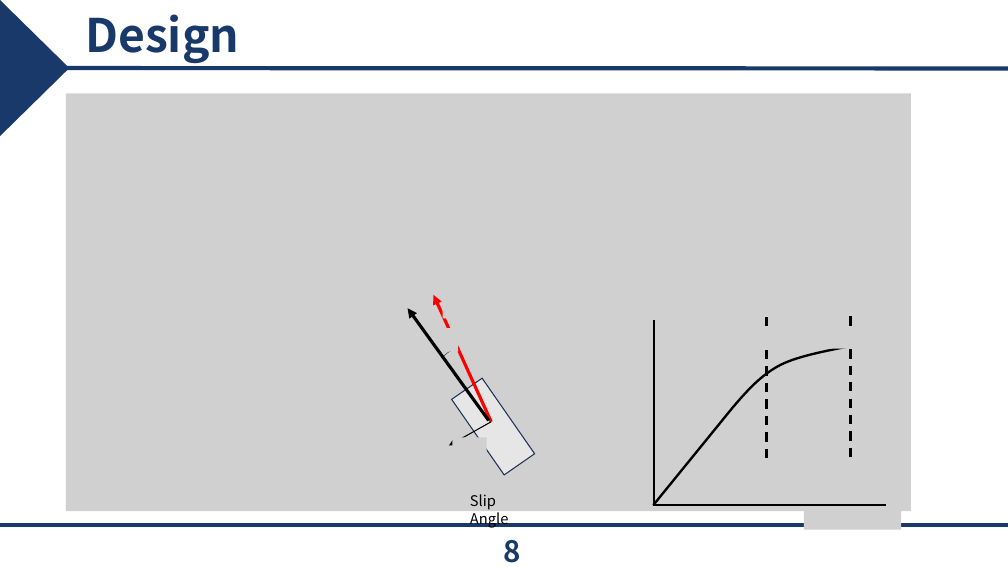
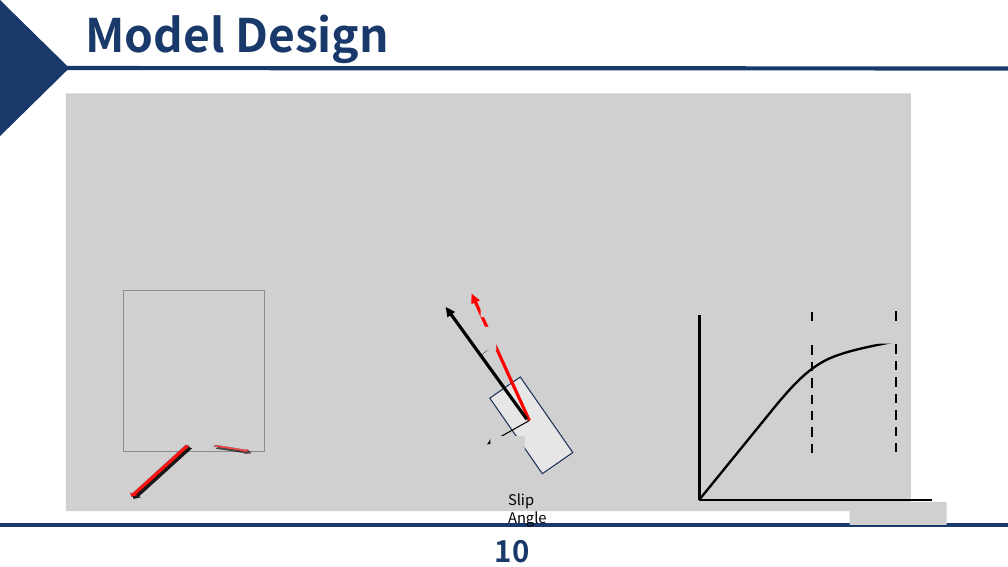
Before and after one commit to epoxx-arch/Torque_vectoringthesis, a slide deck: slide 10 of 졸업 논문/JCCI 발표.pptx (slide 8 before the commit). Drawn at 1008x567 pixels with LibreOffice and Linux fonts; fonts in the diff are those of the drawing; grey boxes stand for pictures; background and template pictures are left out. Boxes give left, top, right and bottom in pixels: in the first picture for what was removed or moved away, otherwise in the second. Text is boxed around its words. In the diff, an @@ line names an element or a change of style, - is before the commit and + after.

```diff
--- a/졸업 논문/JCCI 발표.pptx
+++ b/졸업 논문/JCCI 발표.pptx
@@ title at (85, 14, 389, 64): text changed @@
-Design
+Model Design
@@ picture added at (123, 290, 264, 451) @@
@@ picture: place and size @@
-picture at (430, 328, 459, 352)
+picture at (467, 327, 497, 350)
@@ 5 lines, 4 pictures, 1 freeform shape: place and size @@
-5 lines, 4 pictures, 1 freeform shape at (653, 295, 901, 529)
+5 lines, 4 pictures, 1 freeform shape at (699, 290, 948, 525)
@@ right arrow added at (212, 443, 251, 454), fill #FF0000 @@
@@ 3 pictures, 3 arrows, 1 text, 1 rectangle, 1 arc (boxed as its full ellipse): place and size @@
-3 pictures, 3 arrows, 1 text, 1 rectangle, 1 arc (boxed as its full ellipse) at (263, 295, 584, 528)
+3 pictures, 3 arrows, 1 text, 1 rectangle, 1 arc (boxed as its full ellipse) at (301, 293, 622, 527)
@@ right arrow added at (113, 456, 206, 486), fill #FF0000, outline #FF0000 1 pt @@
@@ page number at (495, 540, 530, 563): text changed @@
-8
+10
```
Also in this commit, not shown: 10 other slides changed, 3 slides added, 2 slides removed, 30 other files.
